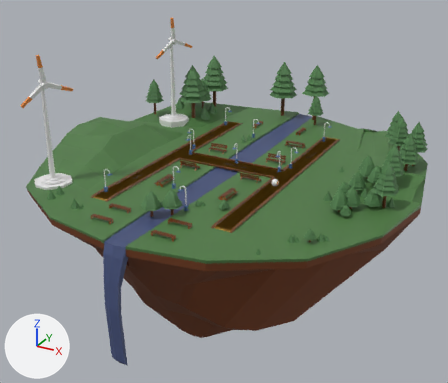
Before and after pictures for a commit that changed the glTF model public/models/hassenPortfolio.glb.
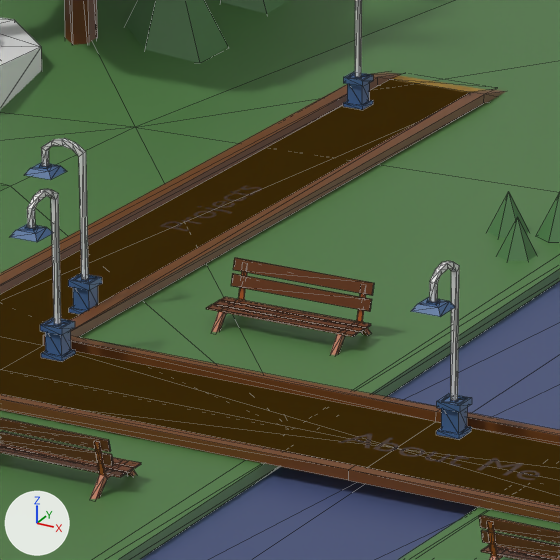
The first picture shows the older version from a 50 mm camera at (105.1, -196.0, 86.3) aimed at (-2.4, -0.4, -11.5). The close-ups show both versions on the part from 41% to 56% of the width and 29% to 46% of the height of that picture; other places that the commit changed are outside them. Every picture has the same lights, and +X, +Y and +Z are marked at lower left. The close-ups show mesh edges as thin lines. Where no turn or scale is listed for an object, it has been applied to the vertices.

The older version as bpy lines, for what is in view:
```python
me_cone_002 = bpy.data.meshes.new('Cone.002')
me_cone_002.from_pydata(...)  # 369 vertices, 330 faces; spans x -3.7..71.8, y -4.4..42.4, z -3.3..24.2
# faces by material slot: [234, 96]
me_cone_002.materials.append(mat_leaf_01_mat)  # dark green #4d7c48
me_cone_002.materials.append(mat_tree_pole_mat)  # brown #67340f
me_cone_029 = bpy.data.meshes.new('Cone.029')
me_cone_029.from_pydata(...)  # 42 vertices, 36 faces; spans x -2.7..46.6, y -22.0..9.9, z -3.0..6.2
me_cone_029.materials.append(mat_leaf_01_mat)  # dark green #4d7c48
me_plane_004 = bpy.data.meshes.new('Plane.004')
me_plane_004.from_pydata(...)  # 31 vertices, 32 faces; spans x -26.3..26.3, y -50.0..50.0, z -0.1..0.0
me_plane_004.materials.append(mat_brick_time_mat)  # orange #c79b37
ob_brick_tile_001 = bpy.data.objects.new('brick-tile.001', me_plane_004)
ob_brick_tile_001.location = (0.0, 0.0, 0.0)
ob_tree_015 = bpy.data.objects.new('tree.015', me_cone_002)
ob_tree_015.location = (-58.31, 34.61, 3.25)
ob_tree_small_009 = bpy.data.objects.new('tree-small.009', me_cone_029)
ob_tree_small_009.location = (-52.38, 46.88, 2.55)
# also in view: 'wind-turbine-base' at (-48.2, 34.8, 18.4); 'water-body' at (1.0, 2.1, -21.2); 'bench-01' at (0.9, -4.3, 1.2); 'curb' at (0.0, 0.0, -0.1); 'lamp.001' at (-0.9, 0.3, 4.1)
```
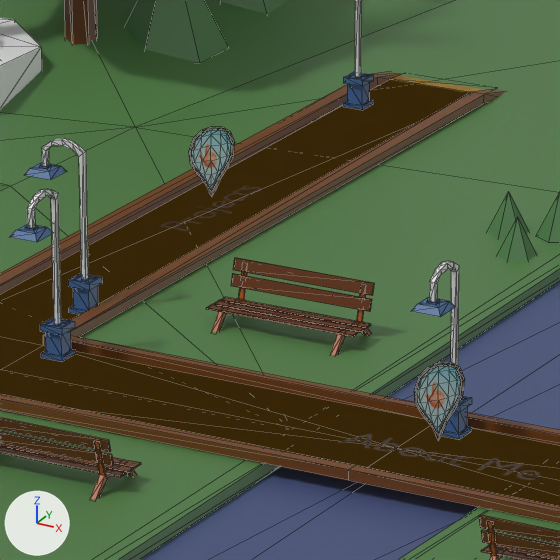
What differs and where, as boxes [x1, y1, x2, y2] in the close-ups (560 x 560 px):
'pointer-about-me', added
    after: [414, 362, 465, 440]
    faces in mat_material (picture img_pointer): [417, 366, 461, 433]
    faces in mat_notification_01_mat (brown #3c220d): [414, 362, 465, 440]
'pointer-projects', added
    after: [189, 127, 235, 197]
    faces in mat_material (picture img_pointer): [191, 130, 231, 191]
    faces in mat_notification_01_mat (brown #3c220d): [189, 127, 235, 197]

Patch to the scene script:
```diff
--- a/public/models/hassenPortfolio.glb.py
+++ b/public/models/hassenPortfolio.glb.py
@@ img_pointer @@
+img_pointer = load_image('pointer', '_unpacked/pointer', 527, 524, 'sRGB')
@@ mat_notification_01_mat @@
+mat_notification_01_mat = principled_material('notification-01-mat')
+mat_notification_01_mat.base_color = (0.0448, 0.0164, 0.00392)  # brown #3c230d
+mat_notification_01_mat.roughness = 0.45
@@ mat_material @@
+mat_material = principled_material('Material')
+mat_material.texture = img_pointer
@@ me_plane_011 @@
+me_plane_011.from_pydata(...)  # 73 vertices, 128 faces; spans x -0.67..0.66, y -1.14..1.14, z 0.0..3.7
+# faces by material slot: [64, 64]
+me_plane_011.materials.append(mat_notification_01_mat)  # brown #3c230d
+me_plane_011.materials.append(mat_material)  # picture img_pointer
@@ ob_pointer_projects @@
+ob_pointer_projects = bpy.data.objects.new('pointer-projects', me_plane_011)
+ob_pointer_projects.location = (-23.55, 24.35, 0.78)
@@ ob_pointer_about_me @@
+ob_pointer_about_me = bpy.data.objects.new('pointer-about-me', me_plane_011.copy())
+ob_pointer_about_me.location = (2.17, -0.03, 0.78)
```
